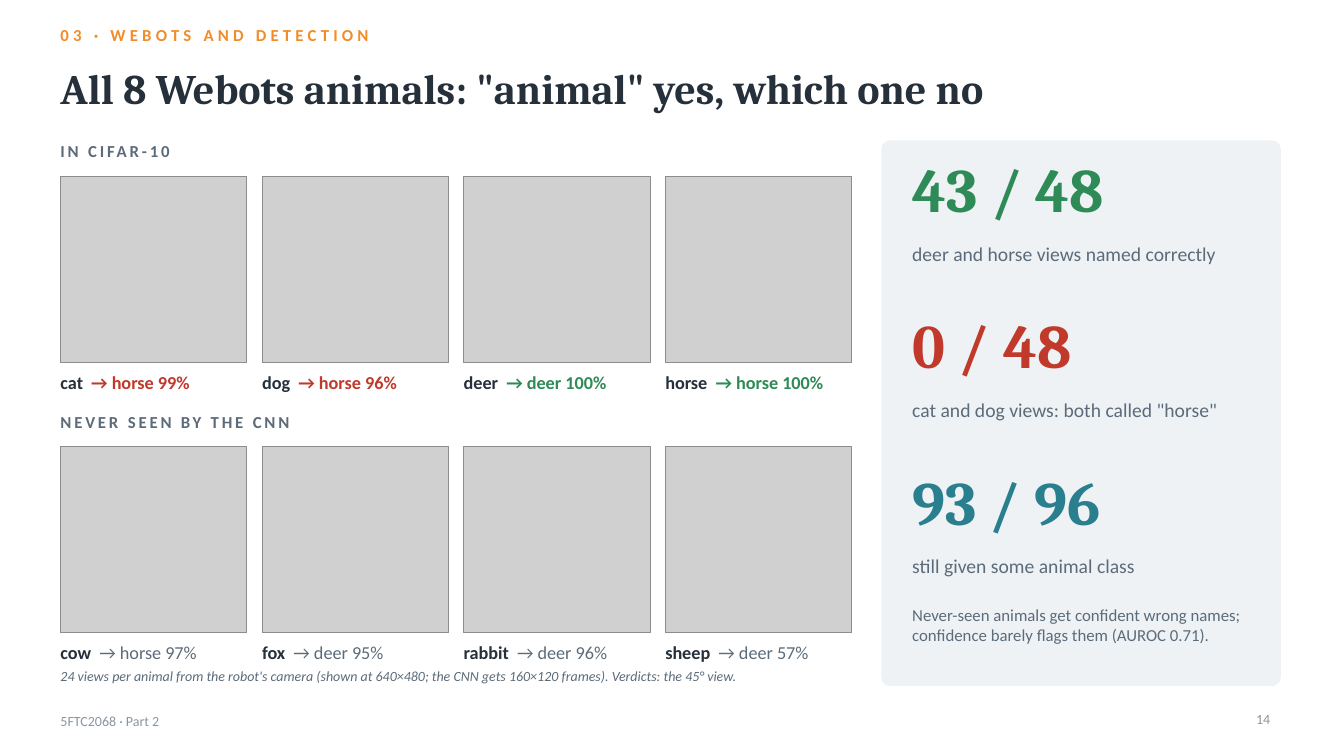
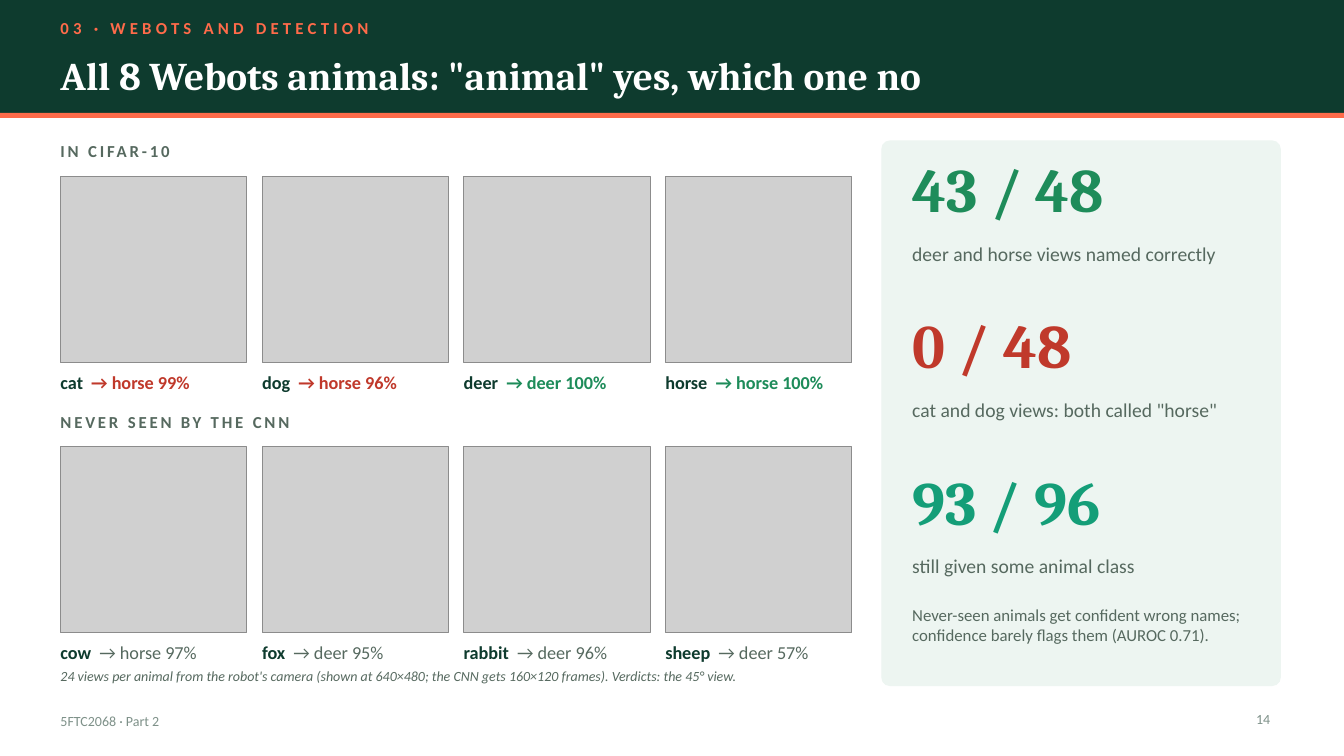
Before and after one commit to kris072008/webots-cnn-colour-detection, a slide deck: slide 14 of report/Krishna_Mahajan_106wucww_Part2_Presentation.pptx. Drawn at 1344x756 pixels with LibreOffice and Linux fonts; fonts in the diff are those of the drawing; grey boxes stand for pictures. Boxes give left, top, right and bottom in pixels: in the first picture for what was removed or moved away, otherwise in the second. Text is boxed around its words. In the diff, an @@ line names an element or a change of style, - is before the commit and + after.

Commit message:
Slides: new emerald and coral theme with a title band on every content slide

```diff
--- a/report/Krishna_Mahajan_106wucww_Part2_Presentation.pptx
+++ b/report/Krishna_Mahajan_106wucww_Part2_Presentation.pptx
@@ rectangle added at [0, 0, 1344, 113], fill #0E3B2E @@
@@ text "03 · WEBOTS AND DETECTION": place and size @@
-text "03 · WEBOTS AND DETECTION" at [60, 30, 369, 41]
+text "03 · WEBOTS AND DETECTION" at [60, 23, 369, 34]
@@ text "03 · WEBOTS AND DETECTION" at [60, 23, 369, 34]: text colour #F28C28 to #FF6B4A @@
@@ title "All 8 Webots animals: "animal" ...": place and size @@
-title "All 8 Webots animals: "animal" ..." at [60, 74, 984, 114]
+title "All 8 Webots animals: "animal" ..." at [60, 62, 921, 99]
@@ title "All 8 Webots animals: "animal" ..." at [60, 62, 921, 99]: size 30 to 28 pt, text colour #26303B to #FFFFFF @@
@@ rectangle added at [0, 113, 1344, 118], fill #FF6B4A @@
@@ rounded rectangle at [882, 141, 1280, 686]: fill #EEF2F5 to #EDF5F1; outline #EEF2F5 1 pt to #EDF5F1 1 pt @@
@@ text "43 / 48" at [912, 170, 1104, 213]: text colour #2E8B57 to #1E8C5A @@
@@ text "cat → horse 99%" at [60, 376, 190, 389]: text colour #26303B to #0E3B2E in "cat" @@
@@ text "dog → horse 96%" at [262, 376, 397, 392]: text colour #26303B to #0E3B2E in "dog" @@
@@ text "deer → deer 100%" at [464, 376, 606, 389]: text colour #26303B to #0E3B2E in "deer"; text colour #2E8B57 to #1E8C5A in "→ deer 100%" @@
@@ text "horse → horse 100%" at [665, 376, 823, 389]: text colour #26303B to #0E3B2E in "horse"; text colour #2E8B57 to #1E8C5A in "→ horse 100%" @@
@@ text "93 / 96" at [912, 483, 1101, 526]: text colour #2A7F8E to #149E78 @@
@@ text colour #5C6B7A to #56695F in 7 elements at [60, 141, 464, 171], [60, 671, 736, 684], [60, 417, 290, 428], [912, 247, 1216, 264], [912, 403, 1217, 421], [912, 559, 1135, 577], [912, 609, 1241, 644] @@
@@ text "cow → horse 97%" at [60, 646, 196, 659]: text colour #26303B to #0E3B2E in "cow"; text colour #5C6B7A to #56695F in "→ horse 97%" @@
@@ text "fox → deer 95%" at [262, 646, 383, 659]: text colour #26303B to #0E3B2E in "fox"; text colour #5C6B7A to #56695F in "→ deer 95%" @@
@@ text "rabbit → deer 96%" at [464, 646, 607, 659]: text colour #26303B to #0E3B2E in "rabbit"; text colour #5C6B7A to #56695F in "→ deer 96%" @@
@@ text "sheep → deer 57%" at [665, 646, 808, 662]: text colour #26303B to #0E3B2E in "sheep"; text colour #5C6B7A to #56695F in "→ deer 57%" @@
@@ text "5FTC2068 · Part 2" at [60, 716, 159, 726]: text colour #8A96A3 to #7E9189 @@
@@ page number at [1256, 715, 1270, 724]: text colour #8A96A3 to #7E9189 @@
```
Also in this commit, not shown: 24 other slides changed, 1 other file.
